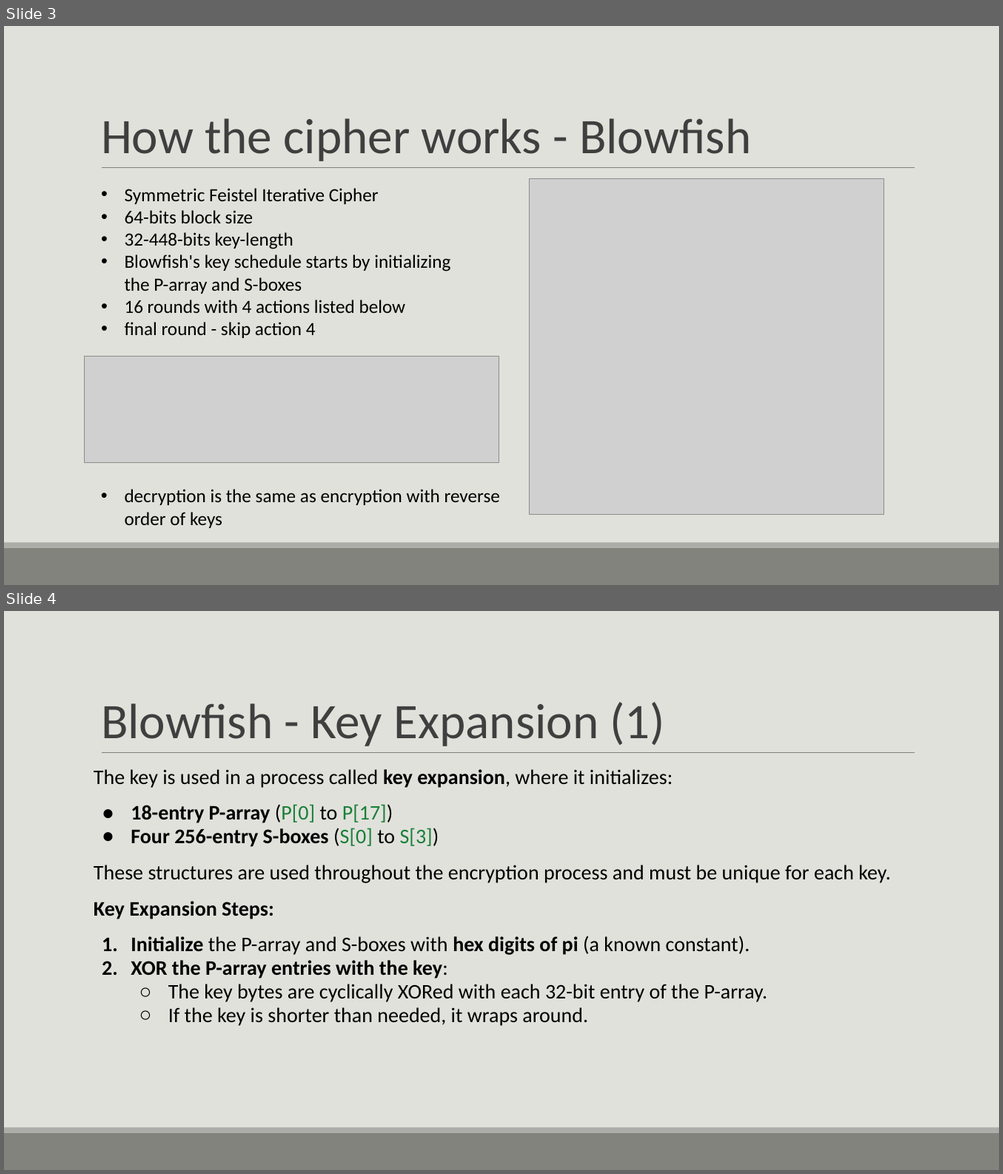
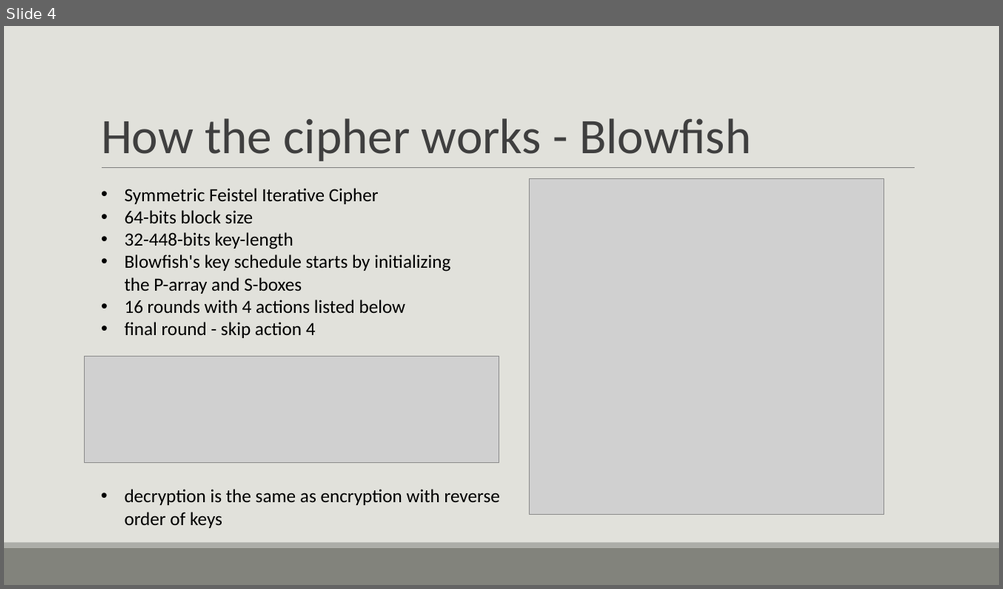
Before and after one commit to ShlomiFridman/CryptoProject2025, a slide deck: CryptoPresentation.pptx. Shown one above the other, each under a label of ours: slides 3 and 4 before the commit, slide 4 after it. The pictures are 1003x1174 and 1003x589 pixels, drawn with LibreOffice and Linux fonts; fonts in the diff are those of the drawing; grey boxes stand for pictures. Boxes give left, top, right and bottom in pixels: in the first picture for what was removed or moved away, otherwise in the second. Text is boxed around its words. In the diff, an @@ line names an element or a change of style, - is before the commit and + after.

```diff
--- a/CryptoPresentation.pptx
+++ b/CryptoPresentation.pptx
@@ slide 4 removed at [4,611,999,1170], background #E1E1DB; not listed: 3 template elements that a slide beside it also shows @@
@@ title removed at [101,702,666,746] @@
-Blowfish - Key Expansion (1)
@@ text removed at [94,769,891,1026] @@
-The key is used in a process called key expansion, where it initializes:
-● 18-entry P-array (P[0] to P[17])
-● Four 256-entry S-boxes (S[0] to S[3])
-These structures are used throughout the encryption process and must be unique for each key.
-Key Expansion Steps:
-1. Initialize the P-array and S-boxes with hex digits of pi (a known constant).
-2. XOR the P-array entries with the key:
-  ○ The key bytes are cyclically XORed with each 32-bit entry of the P-array.
-  ○ If the key is shorter than needed, it wraps around.
@@ what was slide 3 is now slide 4 @@
```
Also in this commit, not shown: 8 slides changed, 2 slides added, 14 other slides removed, 3 other files.
